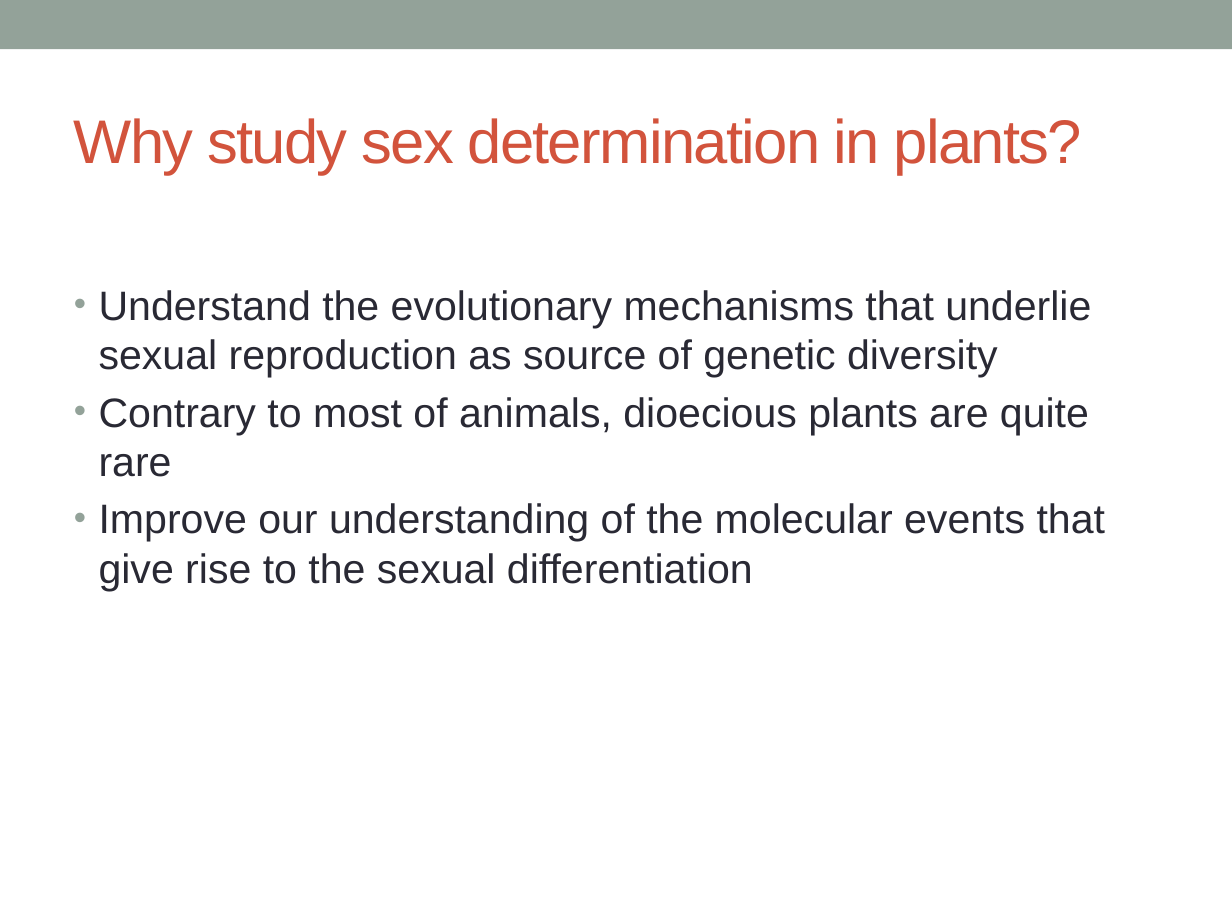
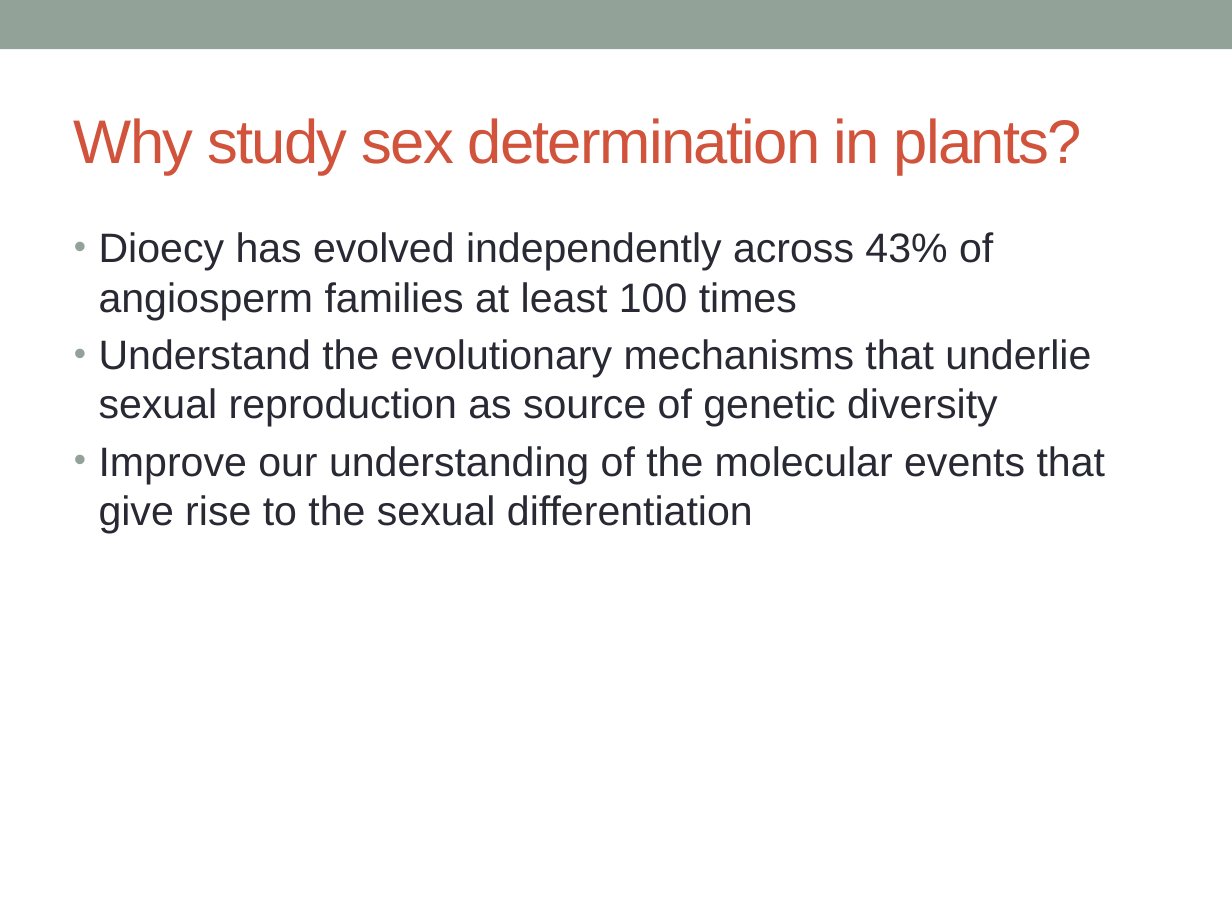
Before and after one commit to katholan/BCB546X-Spring2017_Valerin_final_project, a slide deck: slide 3 of asparagus.pptx. Drawn at 1232x924 pixels with LibreOffice and Linux fonts; fonts in the diff are those of the drawing. Boxes give left, top, right and bottom in pixels: in the first picture for what was removed or moved away, otherwise in the second. Text is boxed around its words. In the diff, an @@ line names an element or a change of style, - is before the commit and + after.

```diff
--- a/asparagus.pptx
+++ b/asparagus.pptx
@@ text at (99,232,993,320): paragraph added @@
+• Dioecy has evolved independently across 43% of angiosperm families at least 100 times
@@ text at (99,397,1089,477): paragraph removed @@
-• Contrary to most of animals, dioecious plants are quite rare
```
Also in this commit, not shown: 15 other slides changed, 4 slides added, 1 slide removed.
